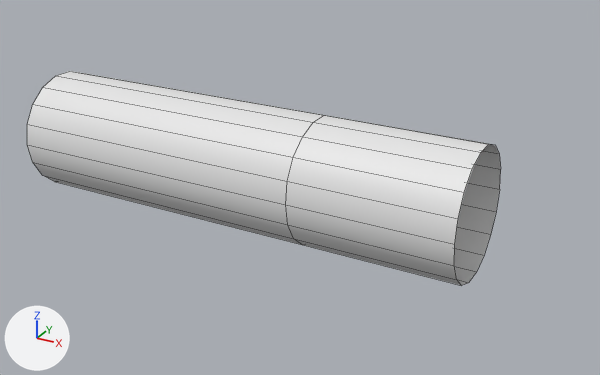
A saved change to the FBX model Assets/Models/String_End.fbx.
One viewpoint serves both versions: a 50 mm camera at (1.069, -2.058, 0.993) aimed at (-0.069, 0.011, -0.042). The axes (+X, +Y, +Z) are drawn at lower left. The lights are the same throughout. Mesh edges are drawn as thin lines. Where no turn or scale is listed for an object, it has been applied to the vertices.

Names of what the first picture shows: 'String_End'.
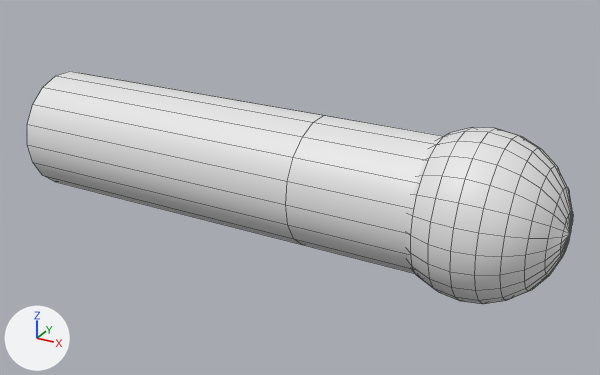
Where the newer file only moved an object's origin or applied its transform, the numbers keep the older frame.

Location of each change, (x1, y1, x2, y2) in pixels of the pictures (600 x 375 px):
'String_EndBead', added
    after: (407, 127, 573, 304)

What the commit changed:
Material 'Metal' (mat_metal) is new.
Its base color is (0.8, 0.8, 0.8) (white #e7e7e7).
Mesh me_sphere_001 is new.
It is a UV sphere (24 segments, 12 rings, poles along x) spanning x 0.262..0.748, y -0.243..0.243, z -0.243..0.243.
It uses material mat_metal (white #e7e7e7).
Object 'String_EndBead' (ob_string_endbead) is new; it shows me_sphere_001.
Its location is (0.0, 0.0, 0.0).
